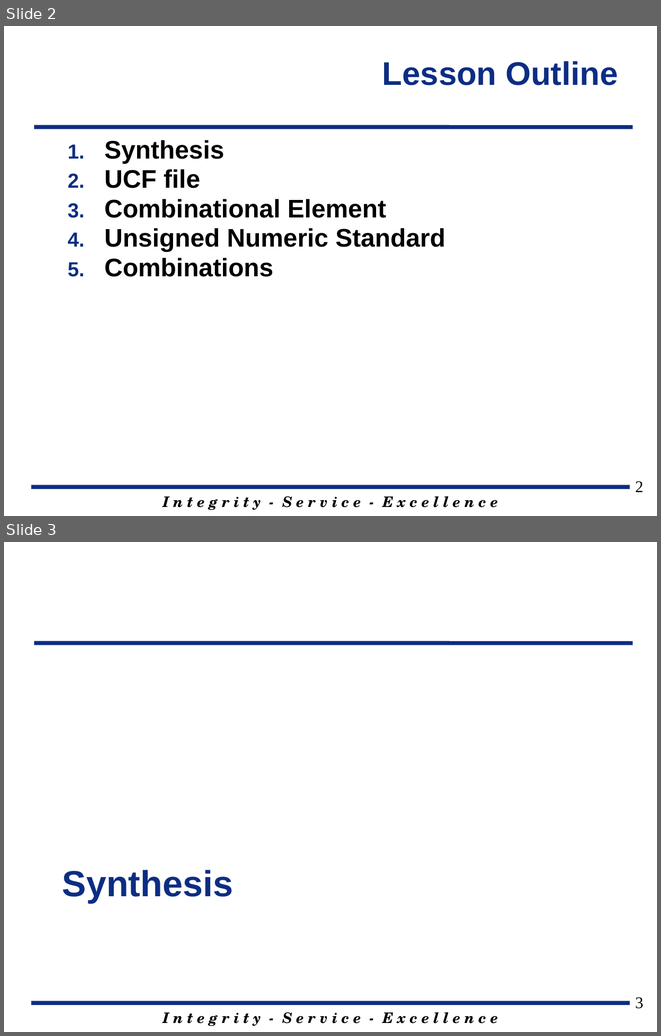
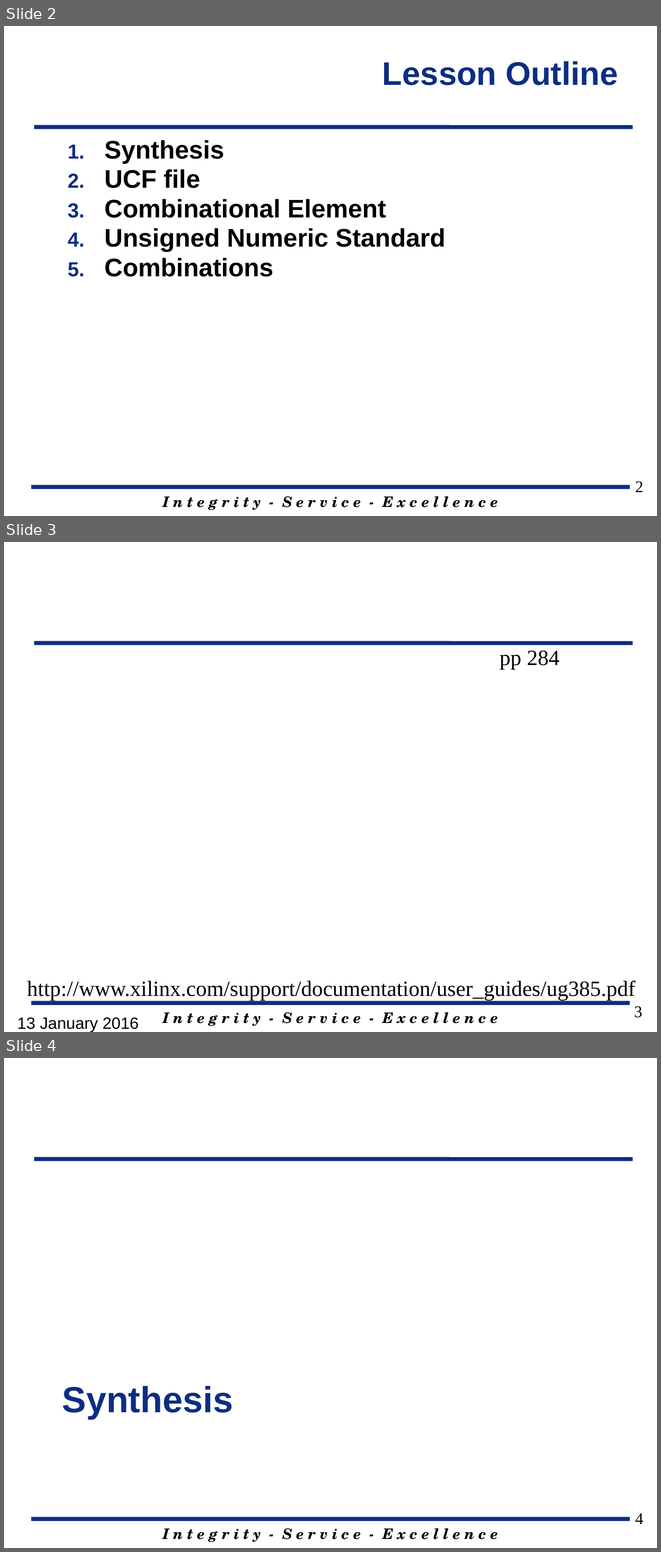
Before and after one commit to jfalkinburg/ECE383_web, a slide deck: lecture/slides/ECE_383_Lec3.pptx. Shown one above the other, each under a label of ours: slides 2 and 3 before the commit, slides 2, 3 and 4 after it. The pictures are 661x1036 and 661x1552 pixels, drawn with LibreOffice and Linux fonts; fonts in the diff are those of the drawing; background and template pictures are left out. Boxes give left, top, right and bottom in pixels: in the first picture for what was removed or moved away, otherwise in the second. Text is boxed around its words. In the diff, an @@ line names an element or a change of style, - is before the commit and + after.

```diff
--- a/lecture/slides/ECE_383_Lec3.pptx
+++ b/lecture/slides/ECE_383_Lec3.pptx
@@ slide 3 added at (4,542,657,1032), background picture (left out); not listed: 3 template elements that a slide beside it also shows @@
@@ text added at (500,650,560,669), 24 pt, text #000000 @@
+pp 284
@@ text added at (27,980,635,1000), 24 pt, text #000000 @@
+http://www.xilinx.com/support/documentation/user_guides/ug385.pdf
@@ text added at (17,1017,139,1031), 18 pt, text #000000 @@
+13 January 2016
@@ page number added at (634,1006,642,1017), 18 pt, text #000000 @@
+3
@@ what was slide 3 is now slide 4 @@
@@ page number at (635,1513,643,1524): text changed @@
-3
+4
```
Also in this commit, not shown: 1 slide changed, 1 other file.
